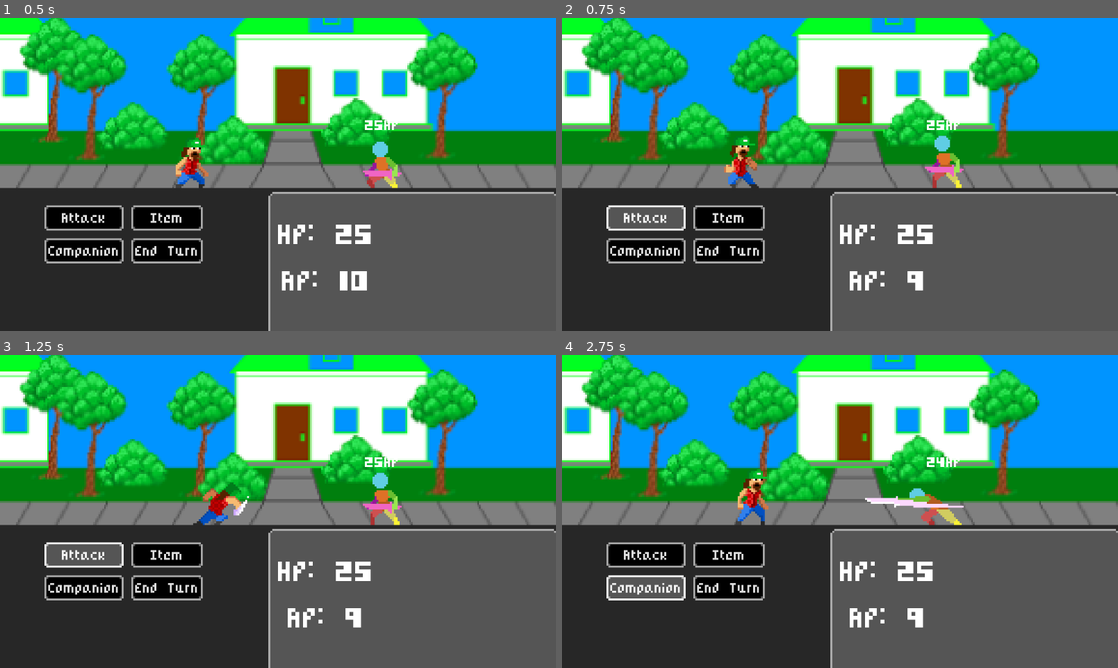
Above: before the commit, frames 1-4 (two rows, left to right).
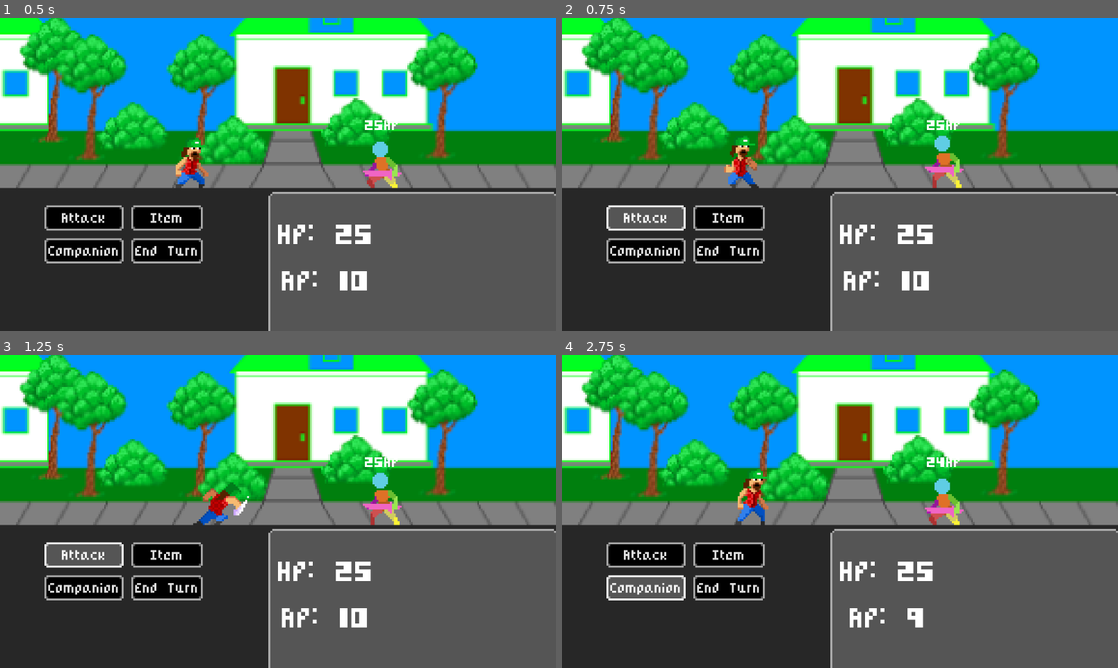
Above: after the commit, the same moments.

Repository: BenMcPherson/CMPT-230-Team-1
Game: Godot game, scene res://Scenes/combat.tscn
Two runs of this game, one before a commit and one after it. Both use one fixed random seed, a clock stepped at 60 frames per second and the inputs below. This scene is started directly instead of the project's main scene.
Inputs:
- Up to frame 1 (0.5 s): no input
- Up to frame 2 (0.75 s): click "Attack" at 0.5 s
- Up to frame 3 (1.25 s): no input
- Up to frame 4 (2.75 s): click "Item" at 1.25 s; click "Companion" at 2 s

Frame 1 is identical in both runs. In frame 2, 0.5% of the frame differs, in the area x 50-66%, y 80-88%; in frame 3, 0.5%; in frame 4, 0.9%, in the area x 54-73%, y 39-55%.

Commit message:
Updated Combat
Updated notes and code in scripts...
- combat
- enemy
- Player_states

Allowed the ability to update player attack and defense from outside of player_states with set/get function.

Enemy has more separated and concise functions, allowing better readability

Combat got a rework to help show a turn-based system through the code infastructure

Diff:
--- a/Scenes/combat.tscn
+++ b/Scenes/combat.tscn
@@ -316,7 +316,7 @@
 text = "AP: 10"
 horizontal_alignment = 1
 
-[node name="GridContainer" type="GridContainer" parent="UI"]
+[node name="BattleActionButtons" type="GridContainer" parent="UI"]
 layout_mode = 0
 offset_left = 455.0
 offset_top = 340.0
@@ -324,22 +324,22 @@
 offset_bottom = 400.0
 columns = 2
 
-[node name="Attack_Button" type="Button" parent="UI/GridContainer"]
+[node name="Attack_Button" type="Button" parent="UI/BattleActionButtons"]
 custom_minimum_size = Vector2(29, 13)
 layout_mode = 2
 text = "Attack"
 
-[node name="Item_Button" type="Button" parent="UI/GridContainer"]
+[node name="Item_Button" type="Button" parent="UI/BattleActionButtons"]
 custom_minimum_size = Vector2(29, 13)
 layout_mode = 2
 text = "Item"
 
-[node name="Companion_Button" type="Button" parent="UI/GridContainer"]
+[node name="Companion_Button" type="Button" parent="UI/BattleActionButtons"]
 custom_minimum_size = Vector2(29, 13)
 layout_mode = 2
 text = "Companion"
 
-[node name="EndTurn_Button" type="Button" parent="UI/GridContainer"]
+[node name="EndTurn_Button" type="Button" parent="UI/BattleActionButtons"]
 custom_minimum_size = Vector2(29, 13)
 layout_mode = 2
 text = "End Turn"
@@ -373,4 +373,5 @@
 
 [connection signal="ap_changed" from="Player_States" to="UI/Text_Stats Panel" method="_on_player_states_ap_changed"]
 [connection signal="hp_changed" from="Player_States" to="UI/Text_Stats Panel" method="_on_player_states_hp_changed"]
-[connection signal="pressed" from="UI/GridContainer/Attack_Button" to="." method="_on_attack_button_pressed"]
+[connection signal="died" from="Enemy" to="." method="_on_enemy_died"]
+[connection signal="pressed" from="UI/BattleActionButtons/Attack_Button" to="." method="_on_attack_button_pressed"]
--- a/Scripts/Enemy.gd
+++ b/Scripts/Enemy.gd
@@ -2,30 +2,39 @@
 
 var hp = 25: set = set_hp
 
+#get instance
 @onready var hp_label = $HP_Label
 @onready var animated_sprite_2d = $AnimatedSprite2D
 signal died
+signal end_turn
 
+#When enemy is hurt
 func set_hp(new_hp):
 	hp = new_hp
-	if hp < 0: # Adjustment so that HP does not appear negative in game file
-		hp = 0
 	hp_label.text = str(hp) + 'HP'
 
-	if hp <= 0:
-		#Remove node
+func attack(target) -> void:
+	await(get_tree().create_timer(0.4).timeout)
+	animated_sprite_2d.play("Attack")
+	$SlashSFX.play()
+	await(animated_sprite_2d.animation_finished)
+	target.hp -= 3
+	animated_sprite_2d.play("Idle")
+	emit_signal("end_turn")
+
+
+func take_damage(amount):
+	self.hp -= amount
+	if is_dead():
+		$DeathSFX.play()
 		animated_sprite_2d.play("Death")
-		$DeathSFX.play()
 		await (animated_sprite_2d.animation_finished)
 		emit_signal("died")
 		queue_free()
 	else:
 		animated_sprite_2d.play("Hurt")
 		await (animated_sprite_2d.animation_finished)
-		animated_sprite_2d.play("Attack")
-		await (animated_sprite_2d.animation_finished)
-		$SlashSFX.play()
-		var combat = get_tree().current_scene
-		var player = combat.find_child("Player_States")
-		player.hp -= 3
 		animated_sprite_2d.play("Idle")
+
+func is_dead():
+	return hp <= 0
--- a/Scripts/Player_States.gd
+++ b/Scripts/Player_States.gd
@@ -1,42 +1,41 @@
 extends Node
 
-# Player Stats
+## Player Stats
+
+#Health
 var max_hp = 25
 var hp = max_hp: set = set_hp
 
-var _attack = 4
-var _defence = 1
-
-#var _exp = 0
-#var _max_exp = 10
-
+#Action Points
 var max_ap = 10
 var ap = max_ap: set = set_ap
 
+#Attack
+var init_atk = 1
+var atk = init_atk: set = set_atk
+
+#Defense
+var init_def = 1
+var def = init_def: set = set_def
+
+#Set up signals
 signal hp_changed(value)
 signal ap_changed(value)
 signal end_turn
 
+## Set/Get functions
 func set_hp(value):
-	hp = min(value, max_hp)
+	hp = clamp(value, 0, max_hp)
 	emit_signal("hp_changed", hp)
 
 func set_ap(value):
-	ap = min(value, max_ap)
+	ap = clamp(value, 0, max_ap)
 	emit_signal("ap_changed", ap)
+	if ap == 0:
+		emit_signal("end_turn")
 
-func get_attack():
-	# Get The Player Attack
-	return _attack
+func set_atk(value):
+	atk = value
 
-func set_attack(value):
-	# Set the Value of Player Attack to New Number
-	_attack = value
-
-func get_defence():
-	# Get the Player Defence
-	return _defence
-
-func set_defence(value):
-	# Set the Value of Player Defence to New Number
-	_defence = value
+func set_def(value):
+	def = value
--- a/Scripts/combat.gd
+++ b/Scripts/combat.gd
@@ -1,32 +1,47 @@
 extends Node
 
+# Get instance from game
 @onready var enemy = $Enemy
-@onready var attack_button = $UI/GridContainer/Attack_Button
+@onready var battle_action_buttons = $UI/BattleActionButtons
 @onready var player_animations = $Player/Player_Animations
 @onready var player_states = $Player_States
 @onready var message_state = $Message
 
 func _ready():
 	message_state.hide()
+	start_player_turn()
 
+
+func start_enemy_turn():
+	battle_action_buttons.hide() #Hide combat buttons
+	if enemy != null: #Check if enemy exists
+		enemy.attack(player_states) #Run attack function
+		await(enemy.end_turn)
+	start_player_turn()
+
+
+func start_player_turn():
+	battle_action_buttons.show() #Show combat buttons
+	player_states.ap = player_states.max_ap #Reset Action points
+	await(player_states.end_turn) #Wait until action point equal zero
+	start_enemy_turn()
+
+
+#Attack function
 func _on_attack_button_pressed():
-	$CombatSFX/ClickedSFX.play()
-	if enemy != null:
-		if player_states.ap != 0:
-			player_states.ap -= 1
-			player_animations.play("Punch")
-			await (player_animations.animation_finished)
-			$CombatSFX/PunchSFX.play()
-			enemy.hp -= 1 #player_states.get_attack()
-			player_animations.play("Idle")
-		else:
-			message_state.text = "No Action Points Available..."
-			message_state.show()
-			await get_tree().create_timer(1).timeout
-			message_state.hide()
+	$CombatSFX/ClickedSFX.play() #Play sound effect
+	if enemy != null: #If enemy does exist
+		player_animations.play("Punch") #Play punch animation
+		await (player_animations.animation_finished)
+		$CombatSFX/PunchSFX.play() #Play sound effect
+		enemy.take_damage(player_states.atk) #Run enemy damage function
+		player_states.ap -= 1 #Reduce action points
+		player_animations.play("Idle") #Resume Idle
 
-func _on_test_enemy_died():
-	attack_button.hide()
+
+#When enemy dies
+func _on_enemy_died():
+	battle_action_buttons.hide()
 	enemy = null
 
 # Easy Debug Exit
